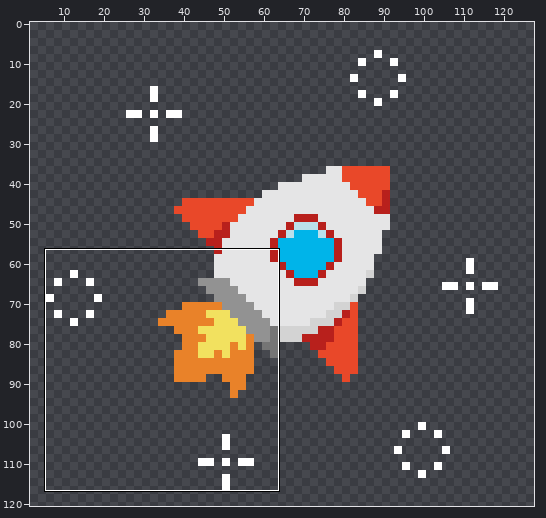
Edited in one commit: animated GIF sprite (220723_2.gif). Above, an overview of the earlier version with the close-up marked.
Close-up. Before the commit:
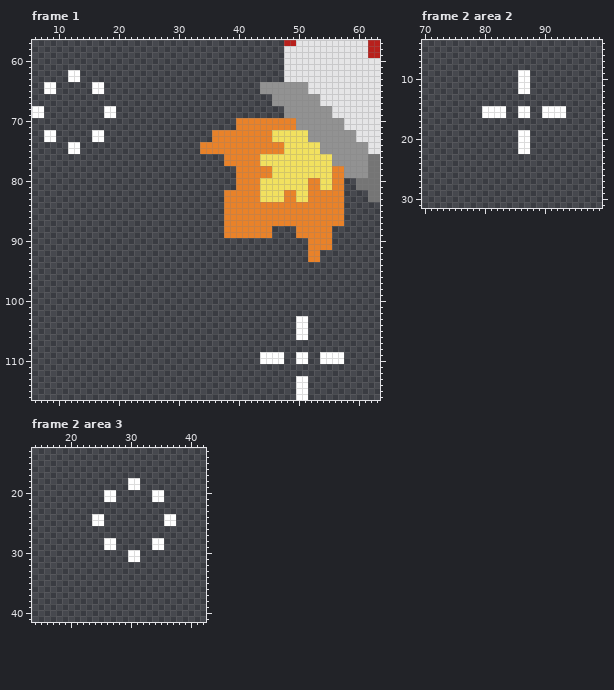
The file is 128x128 pixels, 2 frames. Shown: frame 1: x 6..63, y 57..116; frame 2 area 2: x 70..99, y 4..31; frame 2 area 3: x 14..42, y 13..41. The wide view leaves out empty margins. The commit also changed other frames or places, which this record leaves out.
The result:
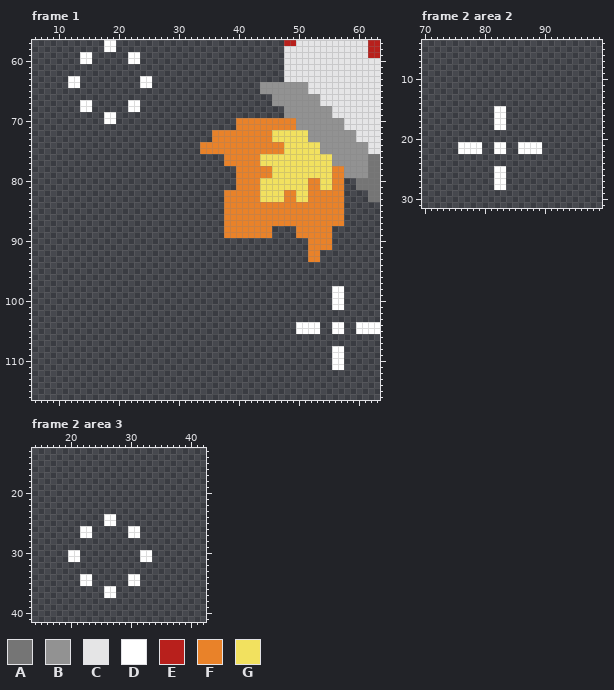
Palette (. is transparent): A #757575  B #929292  C #e5e5e6  D #ffffff  E #b8201c  F #e98229  G #f2e15f
The edit:
Frame 1:
Colour D is added in rows 57 to 58 at x 18 to 19; in rows 59 to 60 at x 14 to 15 and 22 to 23; in row 63 at x 24 to 25; in row 64 at x 12 to 13 and 24 to 25; in rows 67 to 68 at x 14 to 15 and 22 to 23; in row 70 at x 18 to 19.
Colour D is added in rows 98 to 101 at x 56 to 57; in rows 104 to 105 at x 52 to 53, 56 to 57 and 60 to 63; in row 108 at x 56 to 57; in row 111 at x 56 to 57.
Colour D is gone in row 62 at x 12 to 13; in rows 64 to 65 at x 8 to 9 and 16 to 17; in row 68 at x 6 to 7 and 18 to 19; in row 69 at x 6 to 7; in rows 72 to 73 at x 8 to 9 and 16 to 17; in rows 74 to 75 at x 12 to 13.
Colour D is gone in row 103 at x 50 to 51; in row 106 at x 50 to 51; in rows 109 to 110 at x 44 to 47, 50 to 51 and 54 to 55; in rows 113 to 116 at x 50 to 51.
Frame 2 area 2:
Colour D is added in rows 17 to 18 at x 82 to 83; in rows 21 to 22 at x 76 to 79, 82 to 83 and 88 to 89; in rows 25 to 28 at x 82 to 83.
Colour D is gone in rows 9 to 12 at x 86 to 87; in rows 15 to 16 at x 80 to 81, 86 to 87 and 90 to 93; in rows 19 to 20 at x 86 to 87.
Frame 2 area 3:
Colour D is added in rows 24 to 25 at x 26 to 27; in rows 26 to 27 at x 22 to 23 and 30 to 31; in rows 30 to 31 at x 20 to 21 and 32 to 33; in rows 34 to 35 at x 22 to 23 and 30 to 31; in rows 36 to 37 at x 26 to 27.
Colour D is gone in rows 18 to 19 at x 30 to 31; in rows 20 to 21 at x 26 to 27 and 34 to 35; in rows 24 to 25 at x 24 to 25 and 36 to 37; in rows 28 to 29 at x 26 to 27 and 34 to 35; in rows 30 to 31 at x 30 to 31.
Where, in picture pixels (left, top, right, bottom), the same in both close-ups:
changed: (32, 40, 152, 154)
changed: (260, 286, 380, 400)
changed: (458, 70, 566, 190)
changed: (68, 478, 176, 598)
